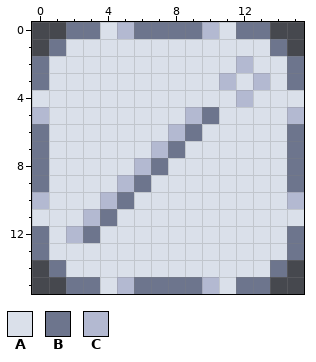
Pixel-art file, stored at images/forms/ray.aseprite. That is the earlier state.
16x16 pixels, 1 frame.
Visible layers, top first: "Layer 1", "outline", "backest-ground".
Palette (. is transparent): A #dae0ea  B #6d758d  C #b3b9d1
Pixels before, first column x 0:
 0 ..BBACBBBBCABB..
 1 .BAAAAAAAAAAAAB.
 2 BAAAAAAAAAAACAAB
 3 BAAAAAAAAAACACAB
 4 AAAAAAAAAAAACAAA
 5 CAAAAAAAACBAAAAC
 6 BAAAAAAACBAAAAAB
 7 BAAAAAACBAAAAAAB
 8 BAAAAACBAAAAAAAB
 9 BAAAACBAAAAAAAAB
10 CAAACBAAAAAAAAAC
11 AAACBAAAAAAAAAAA
12 BACBAAAAAAAAAAAB
13 BAAAAAAAAAAAAAAB
14 .BAAAAAAAAAAAAB.
15 ..BBACBBBBCABB..
New version:
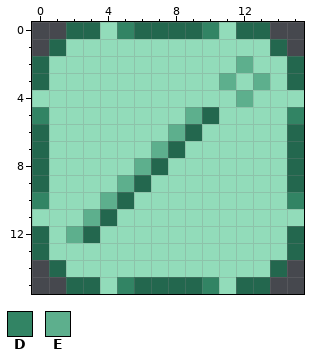
Colours new in this view: D #328464  E #5daf8d
The exact change:
layer "Layer 1" removed
Colour A changes from #dae0ea to #92dcba.
Colour B changes from #6d758d to #23674e.
Layer "outline":
Colour C becomes colour D in row 0 at x 5 and 10; in row 5 at x 0 and 15; in row 10 at x 0 and 15; in row 15 at x 5 and 10.
Colour C becomes colour E in row 2 at x 12; in row 3 at x 11 and 13; in row 4 at x 12; in row 5 at x 9; in row 6 at x 8; in row 7 at x 7.
Colour C becomes colour E in row 8 at x 6; in row 9 at x 5; in row 10 at x 4; in row 11 at x 3; in row 12 at x 2.
Changed places in both pictures, as pixel boxes (x1, y1, x2, y2):
changed: (32, 22, 304, 294)
